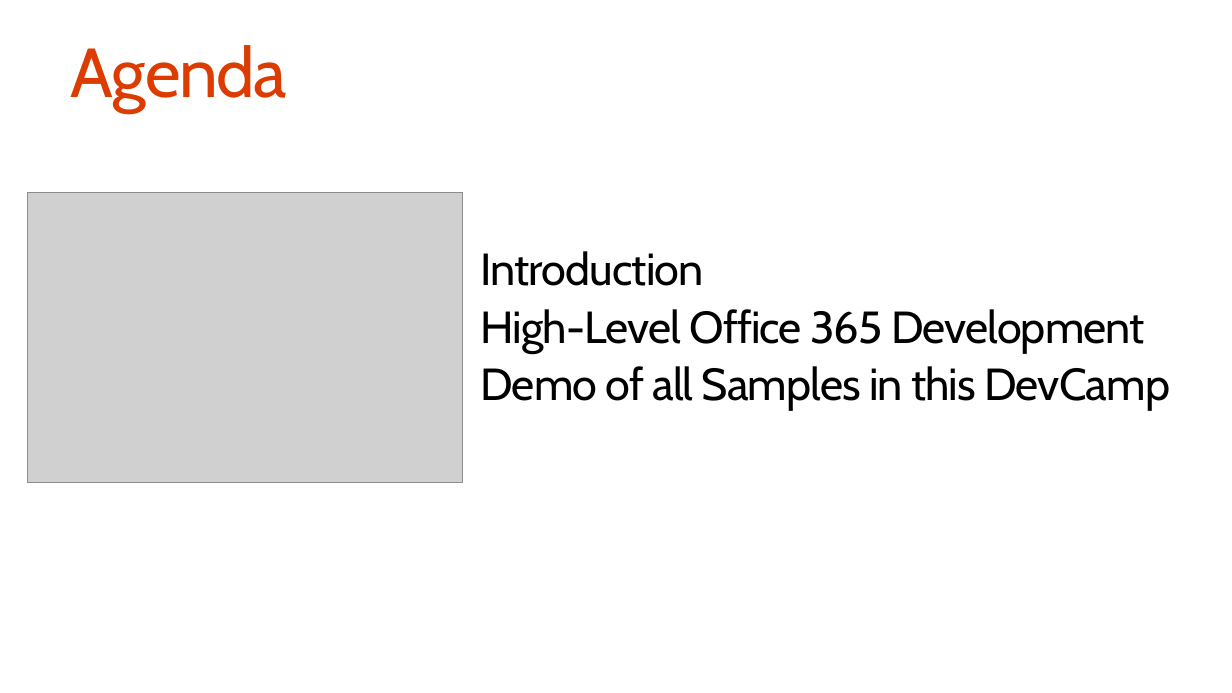
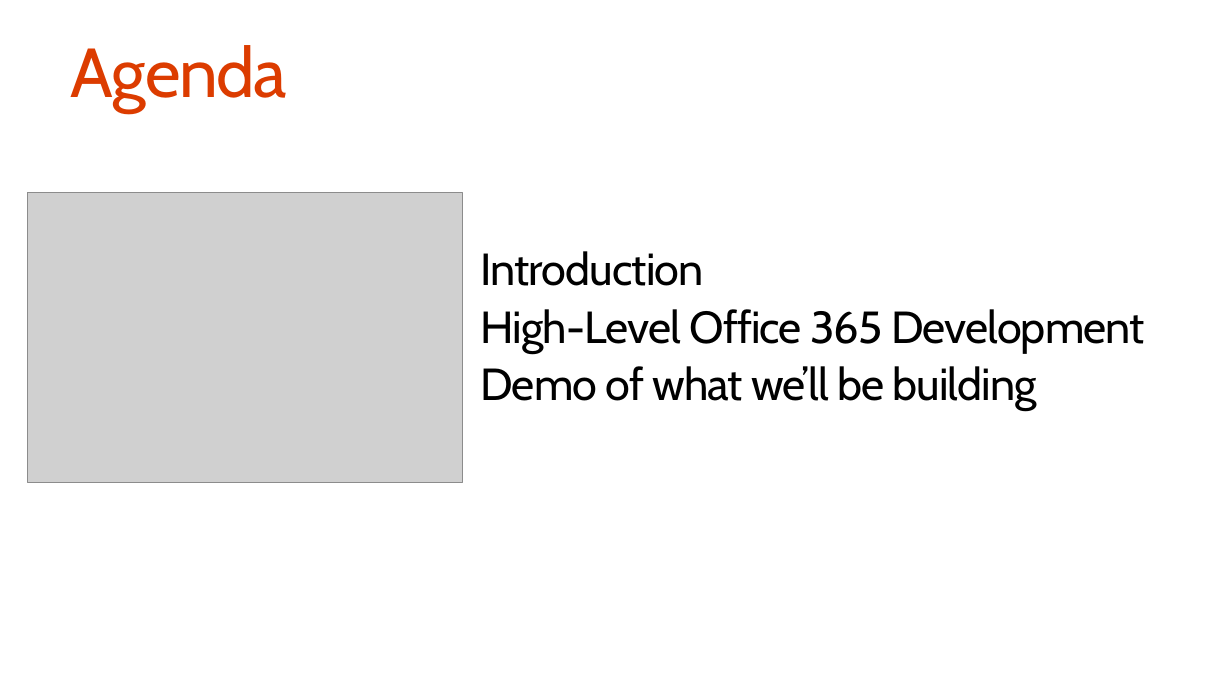
Before and after one commit to stinethebean/O365CampDTW, a slide deck: slide 4 of 01.Introduction to the Day/Introduction to the Day.pptx. Drawn at 1232x693 pixels with LibreOffice and Linux fonts; fonts in the diff are those of the drawing; grey boxes stand for pictures. Boxes give left, top, right and bottom in pixels: in the first picture for what was removed or moved away, otherwise in the second. Text is boxed around its words. In the diff, an @@ line names an element or a change of style, - is before the commit and + after.

```diff
--- a/01.Introduction to the Day/Introduction to the Day.pptx
+++ b/01.Introduction to the Day/Introduction to the Day.pptx
@@ text at [480,366,1037,412]: text changed @@
-Demo of all Samples in this DevCamp
+Demo of what we’ll be building
```
Also in this commit, not shown: 7 other slides changed, 14 other files.
